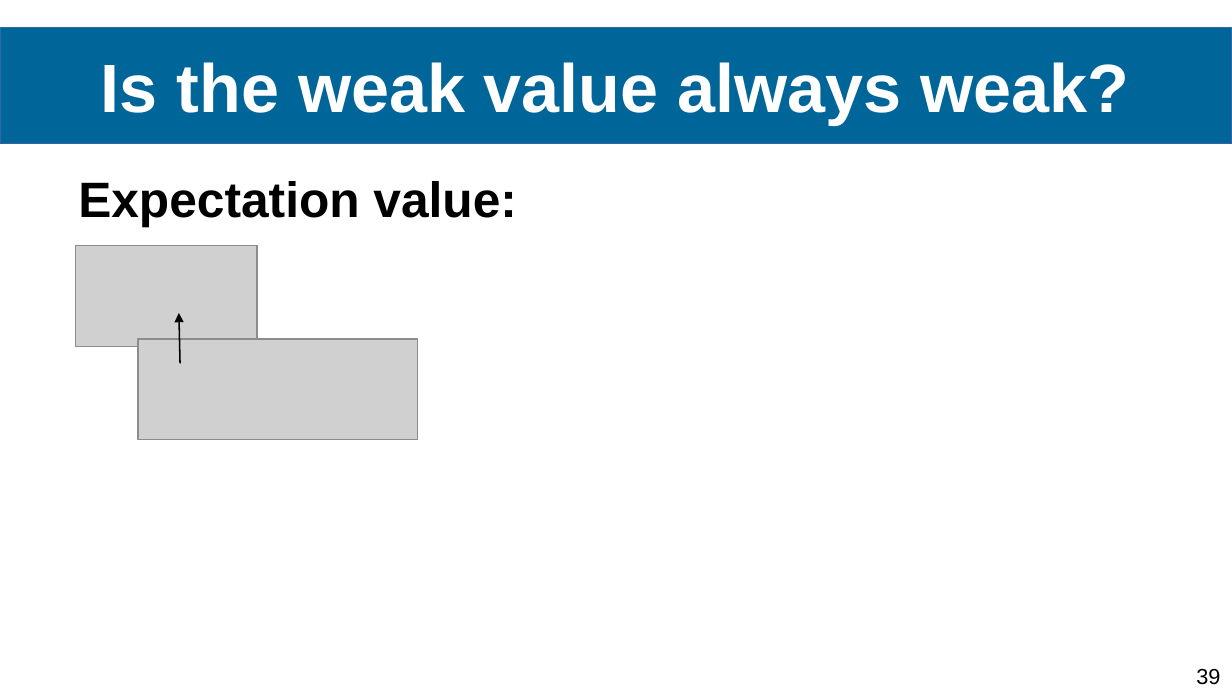
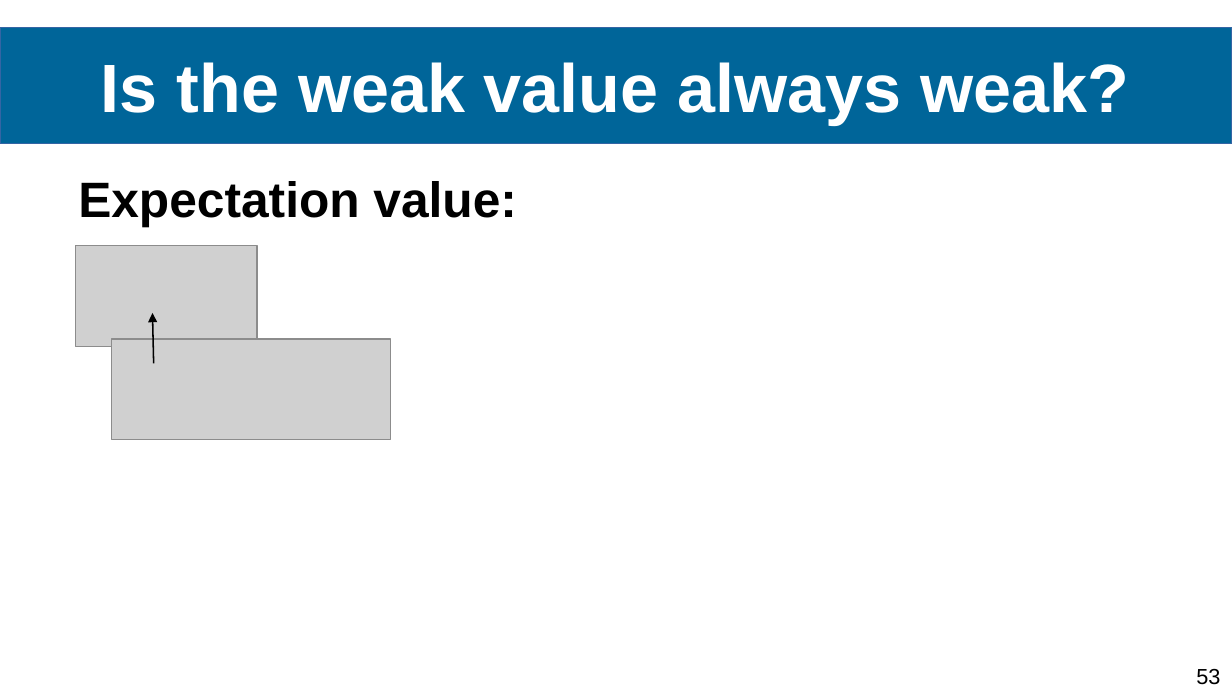
Before and after one commit to Ismaele-vincent/PhD, a slide deck: slide 53 of 2024/Conference abstract/Conference FOMO/Presentation FOMO 2024.odp (slide 39 before the commit). Drawn at 1232x693 pixels with LibreOffice and Linux fonts; fonts in the diff are those of the drawing; grey boxes stand for pictures; background and template pictures are left out. Boxes give left, top, right and bottom in pixels: in the first picture for what was removed or moved away, otherwise in the second. Text is boxed around its words. In the diff, an @@ line names an element or a change of style, - is before the commit and + after.

```diff
--- a/2024/Conference abstract/Conference FOMO/Presentation FOMO 2024.odp
+++ b/2024/Conference abstract/Conference FOMO/Presentation FOMO 2024.odp
@@ arrow moved from (180, 363) - (179, 313) to (153, 363) - (152, 313) @@
@@ picture: place and size @@
-picture at (138, 339, 417, 439)
+picture at (112, 339, 391, 439)
@@ page number at (1196, 669, 1220, 685): text changed @@
-39
+53
```
Also in this commit, not shown: 10 other slides changed, 14 slides added, 6 other files.
